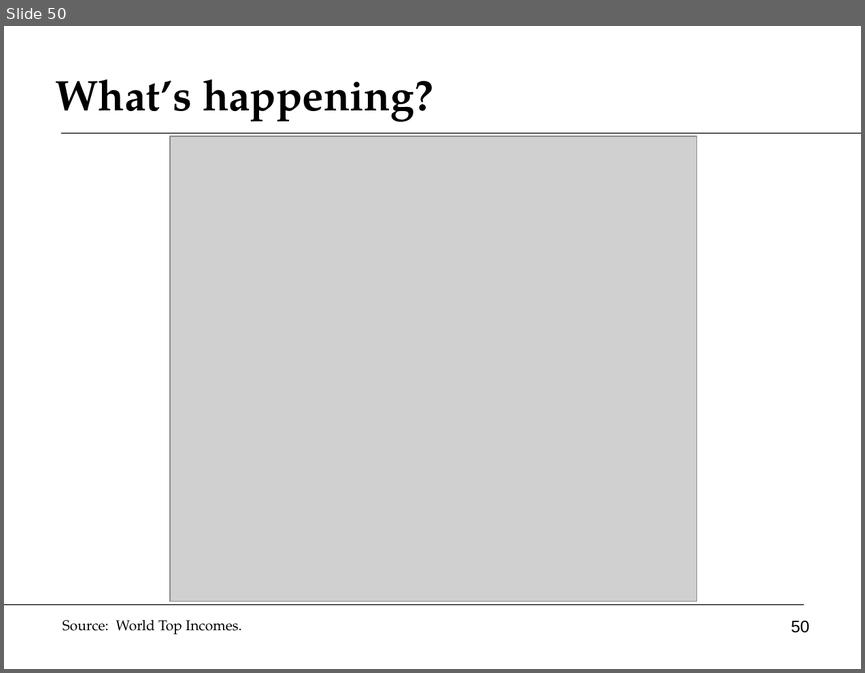
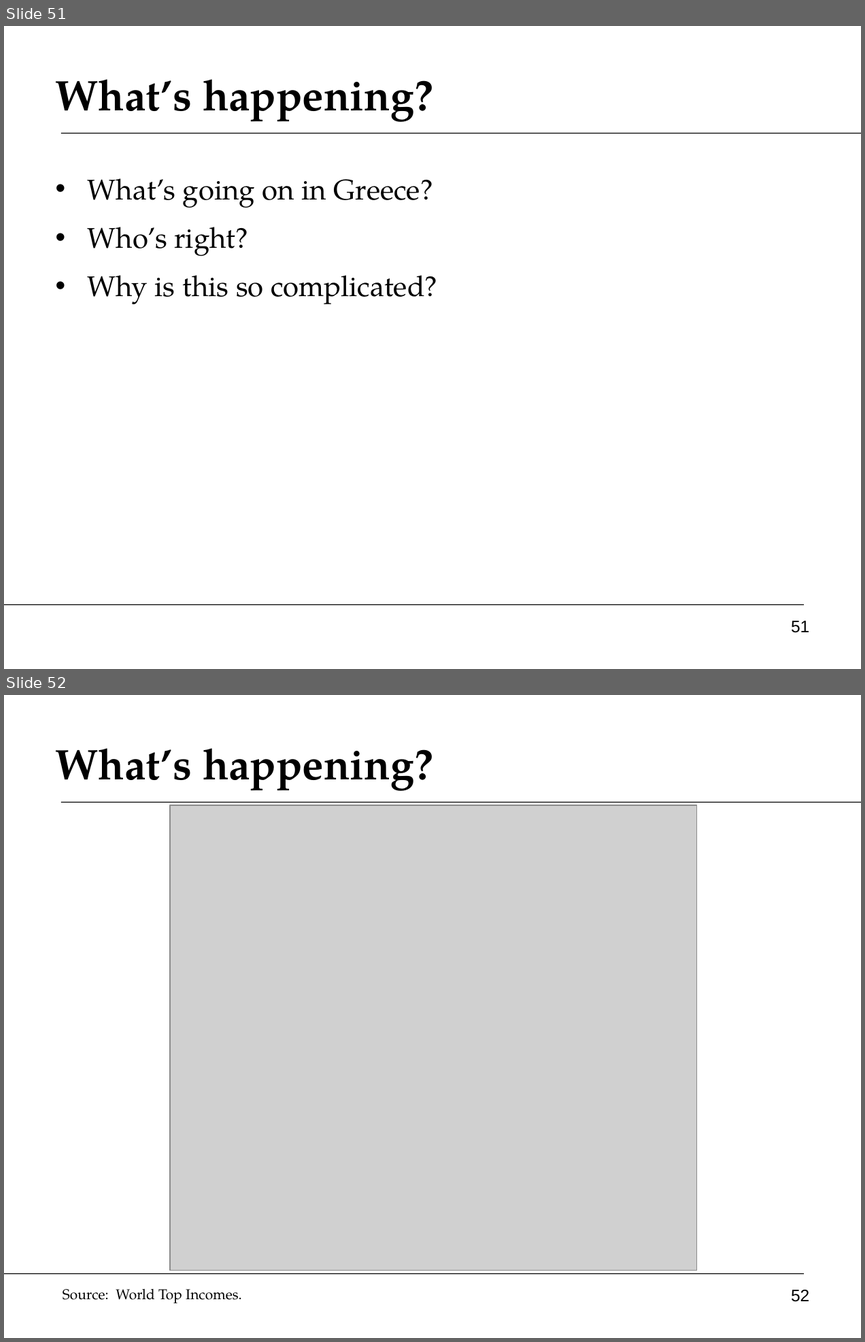
Before and after one commit to DaveBackus/Global_Economy, a slide deck: Slides/slides_growth1_f14.pptx. Shown one above the other, each under a label of ours: slide 50 before the commit, slides 51 and 52 after it. The pictures are 865x673 and 865x1342 pixels, drawn with LibreOffice and Linux fonts; fonts in the diff are those of the drawing; grey boxes stand for pictures. Boxes give left, top, right and bottom in pixels: in the first picture for what was removed or moved away, otherwise in the second. Text is boxed around its words. In the diff, an @@ line names an element or a change of style, - is before the commit and + after.

```diff
--- a/Slides/slides_growth1_f14.pptx
+++ b/Slides/slides_growth1_f14.pptx
@@ slide 51 added at [4,26,861,669], background #FFFFFF; not listed: 2 template elements that a slide beside it also shows @@
@@ title added at [56,79,433,122], 36 pt, text #000000, bold @@
+What’s happening?
@@ text added at [88,178,437,304], 24 pt, text #000000 @@
+• What’s going on in Greece?
+• Who’s right?
+• Why is this so complicated?
@@ page number added at [791,620,809,633], 14 pt, text #000000 @@
+51
@@ what was slide 50 is now slide 52 @@
@@ page number at [791,1289,809,1302]: text changed @@
-50
+52
```
Also in this commit, not shown: 5 slides changed, 1 other slide added, 23 other files.
